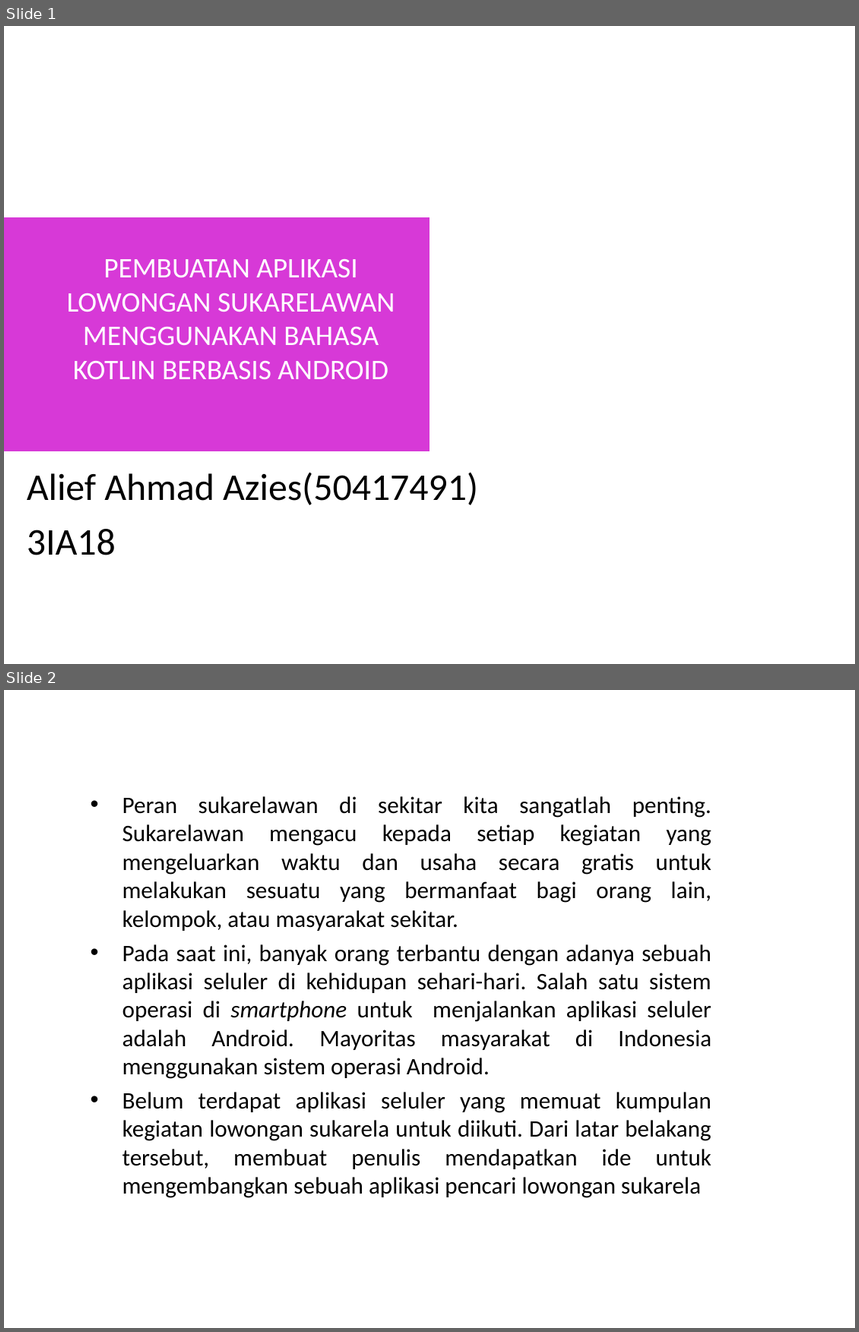
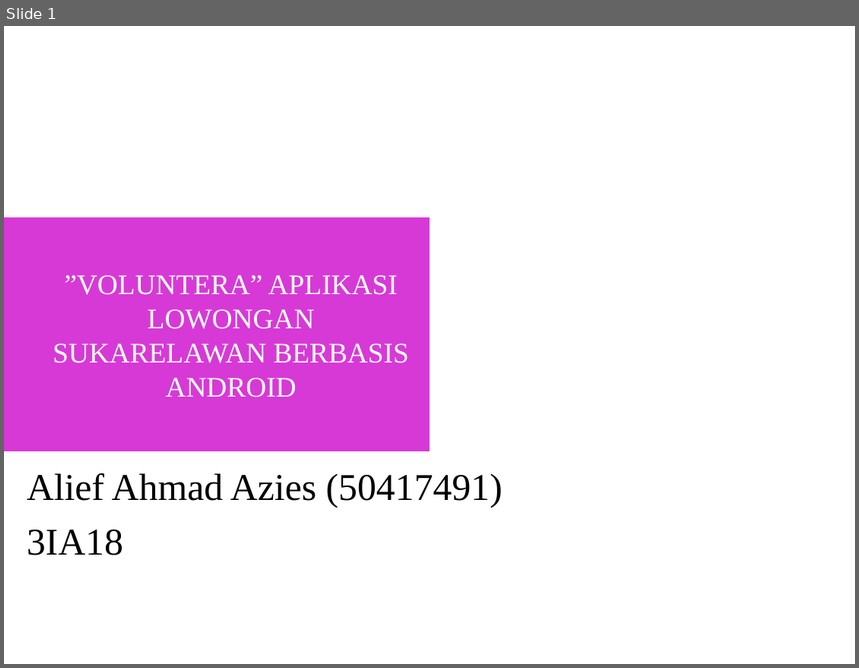
Before and after one commit to Alahaz/Penulisan-Ilmiah, a slide deck: Lain-lain/10106195_Slide_Presentasi.ppt. Shown one above the other, each under a label of ours: slides 1 and 2 before the commit, slide 1 after it. The pictures are 859x1332 and 859x668 pixels, drawn with LibreOffice and Linux fonts; fonts in the diff are those of the drawing; background and template pictures are left out. Boxes give left, top, right and bottom in pixels: in the first picture for what was removed or moved away, otherwise in the second. Text is boxed around its words. In the diff, an @@ line names an element or a change of style, - is before the commit and + after.

```diff
--- a/Lain-lain/10106195_Slide_Presentasi.ppt
+++ b/Lain-lain/10106195_Slide_Presentasi.ppt
@@ slide 2 removed at (x1=4, y1=690, x2=855, y2=1328), background #FFFFFF @@
@@ title removed at (x1=4, y1=690, x2=636, y2=761) @@
-LATAR BELAKANG
@@ text removed at (x1=123, y1=796, x2=712, y2=1198) @@
-• Peran sukarelawan di sekitar kita sangatlah penting. Sukarelawan mengacu kepada setiap kegiatan yang mengeluarkan waktu dan usaha secara gratis untuk melakukan sesuatu yang bermanfaat bagi orang lain, kelompok, atau masyarakat sekitar.
-• Pada saat ini, banyak orang terbantu dengan adanya sebuah aplikasi seluler di kehidupan sehari-hari. Salah satu sistem operasi di smartphone untuk menjalankan aplikasi seluler adalah Android. Mayoritas masyarakat di Indonesia menggunakan sistem operasi Android.
-• Belum terdapat aplikasi seluler yang memuat kumpulan kegiatan lowongan sukarela untuk diikuti. Dari latar belakang tersebut, membuat penulis mendapatkan ide untuk mengembangkan sebuah aplikasi pencari lowongan sukarela
@@ slide 1 changed as well @@
@@ title at (x1=53, y1=275, x2=409, y2=398): text changed; font Calibri to Times New Roman @@
-PEMBUATAN APLIKASI LOWONGAN SUKARELAWAN MENGGUNAKAN BAHASA KOTLIN BERBASIS ANDROID
+”VOLUNTERA” APLIKASI LOWONGAN SUKARELAWAN BERBASIS ANDROID
@@ subtitle at (x1=27, y1=474, x2=503, y2=508): text changed; font Calibri to Times New Roman @@
-Alief Ahmad Azies(50417491)
+Alief Ahmad Azies (50417491)
@@ subtitle at (x1=27, y1=530, x2=123, y2=556): font Calibri to Times New Roman in "3IA18" @@
```
Also in this commit, not shown: 4 other slides changed, 6 slides added, 3 other files.
